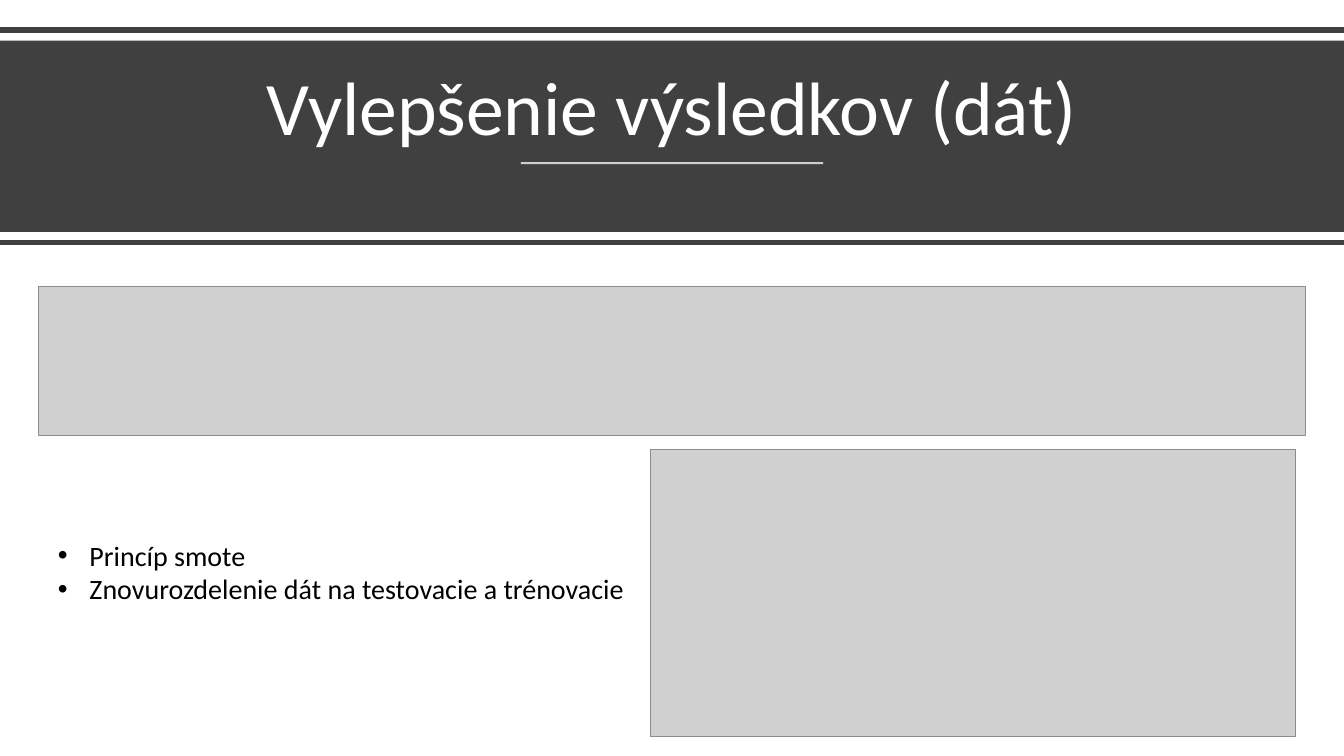
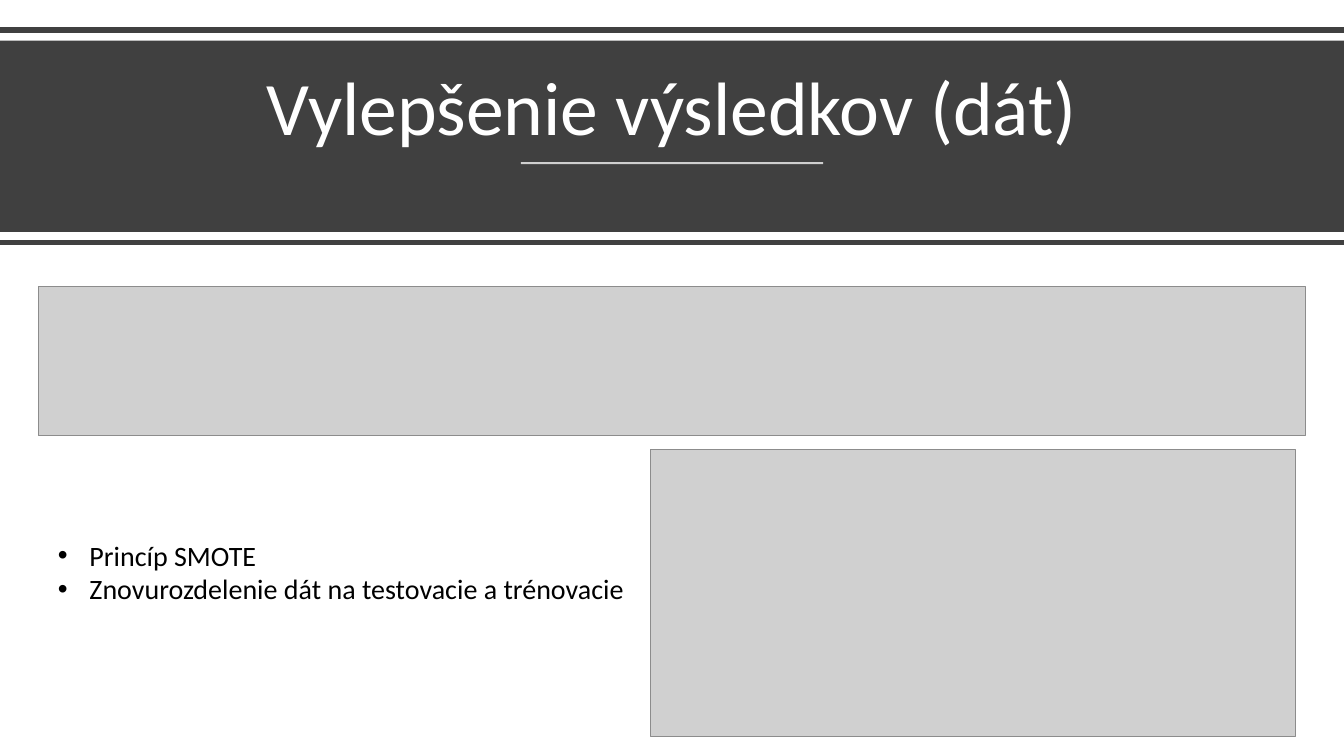
Before and after one commit to kristiankluka/Kluka_NS2021, a slide deck: slide 10 of NS_prezentácia_Kluka.pptx. Drawn at 1344x756 pixels with LibreOffice and Linux fonts; fonts in the diff are those of the drawing; grey boxes stand for pictures. Boxes give left, top, right and bottom in pixels: in the first picture for what was removed or moved away, otherwise in the second. Text is boxed around its words. In the diff, an @@ line names an element or a change of style, - is before the commit and + after.

```diff
--- a/NS_prezentácia_Kluka.pptx
+++ b/NS_prezentácia_Kluka.pptx
@@ text at [89, 546, 256, 571]: text changed @@
-• Princíp smote
+• Princíp SMOTE
```
Also in this commit, not shown: 4 other slides changed.
